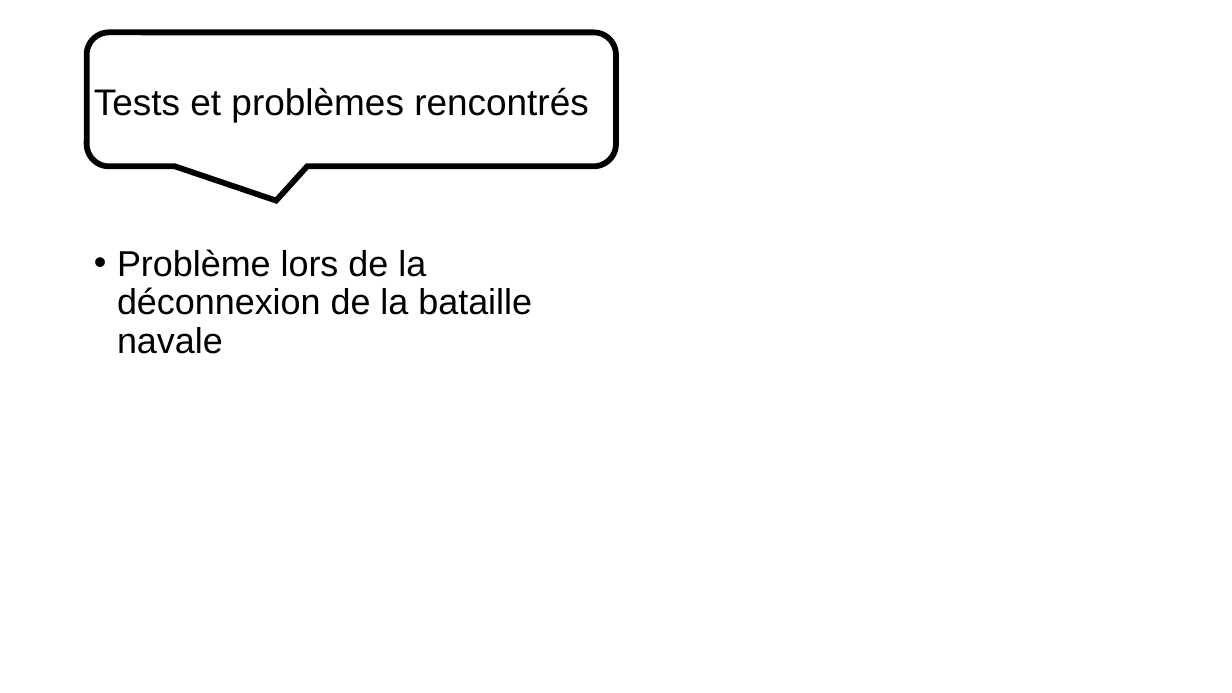
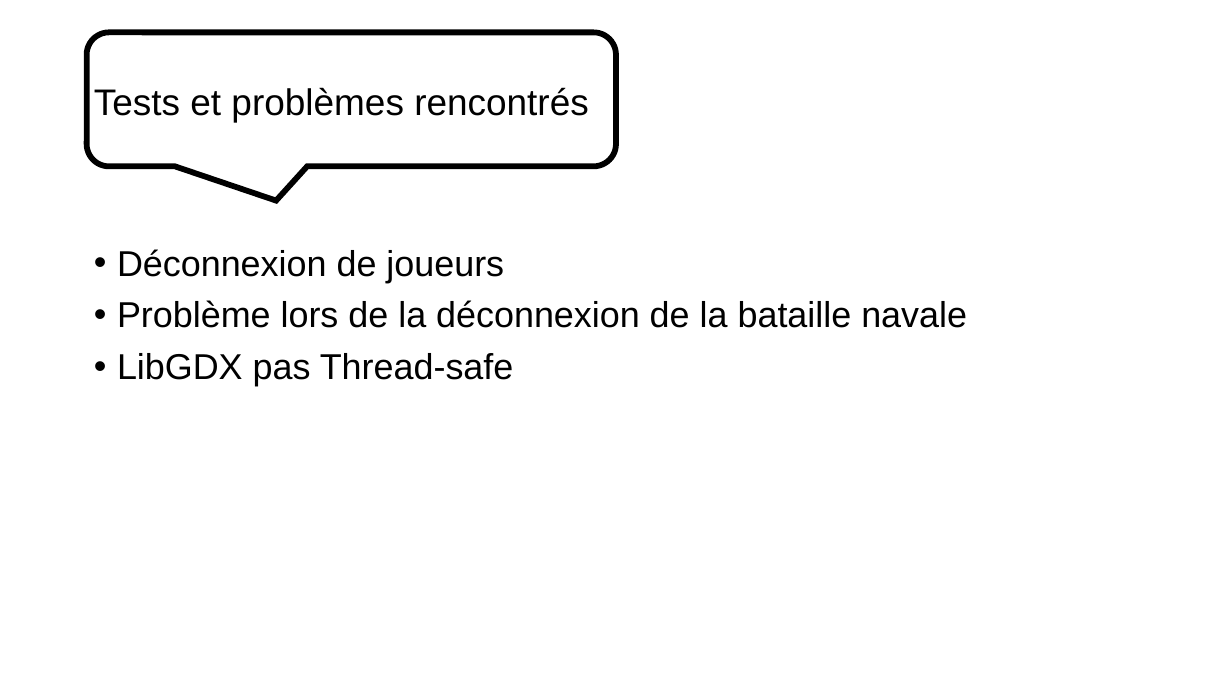
Before and after one commit to JonathanGuerne/MiniGames, a slide deck: slide 9 of Documentation/Présentation/Présentation.pptx. Drawn at 1232x693 pixels with LibreOffice and Linux fonts; fonts in the diff are those of the drawing; background and template pictures are left out. Boxes give left, top, right and bottom in pixels: in the first picture for what was removed or moved away, otherwise in the second. Text is boxed around its words. In the diff, an @@ line names an element or a change of style, - is before the commit and + after.

```diff
--- a/Documentation/Présentation/Présentation.pptx
+++ b/Documentation/Présentation/Présentation.pptx
@@ text at box(117, 249, 504, 283): paragraph added @@
+• Déconnexion de joueurs
@@ text at box(117, 353, 514, 386): paragraph added @@
+• LibGDX pas Thread-safe
```
Also in this commit, not shown: 2 other slides changed, 6 other files.
